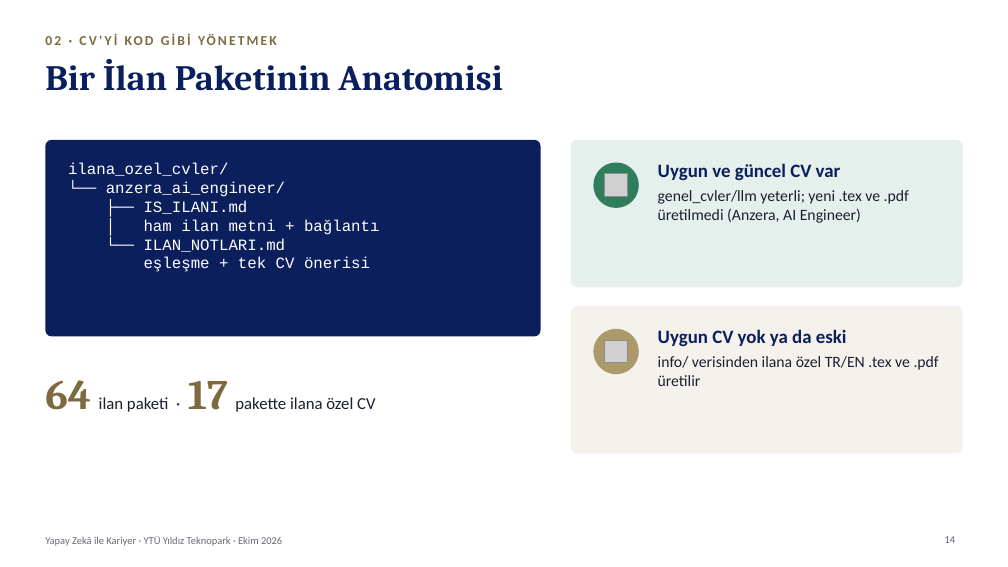
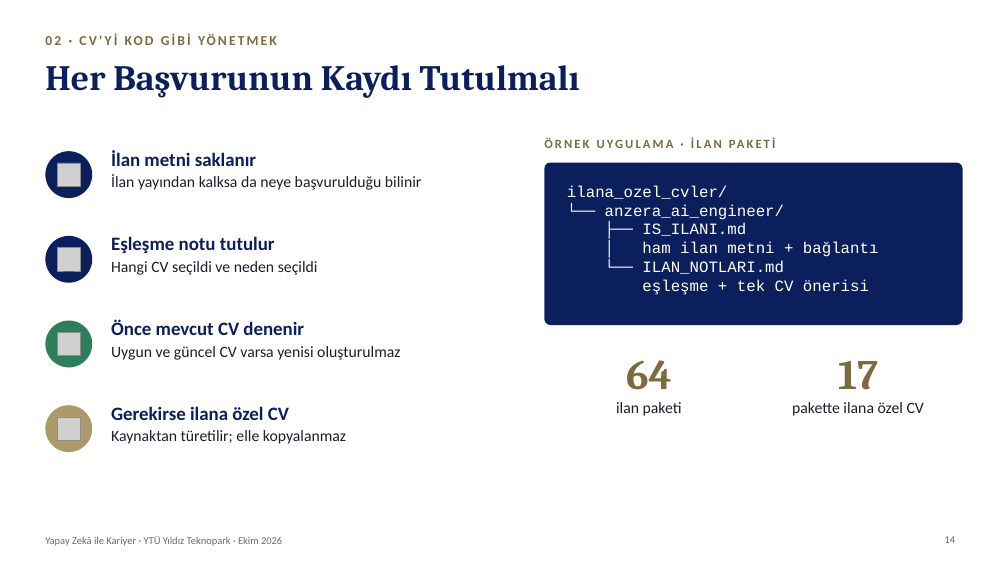
Before and after one commit to kaayra2000/kurslar, a slide deck: slide 14 of sunum/sunum.pptx. Drawn at 1008x567 pixels with LibreOffice and Linux fonts; fonts in the diff are those of the drawing; grey boxes stand for pictures; background and template pictures are left out. Boxes give left, top, right and bottom in pixels: in the first picture for what was removed or moved away, otherwise in the second. Text is boxed around its words. In the diff, an @@ line names an element or a change of style, - is before the commit and + after.

Commit message:
özellik: yaratmak fiilini güncelle

```diff
--- a/sunum/sunum.pptx
+++ b/sunum/sunum.pptx
@@ title at <box>45,65,580,98</box>: text changed @@
-Bir İlan Paketinin Anatomisi
+Her Başvurunun Kaydı Tutulmalı
@@ rounded rectangle removed at <box>45,140,541,337</box> @@
@@ text added at <box>643,138,694,416</box>, 12 pt, text #7D6A3F, bold @@
+ÖRNEK UYGULAMA · İLAN PAKETİ
@@ ellipse added at <box>45,151,92,198</box>, fill #0B1F5C @@
@@ picture added at <box>57,163,81,186</box> @@
@@ text added at <box>111,150,421,190</box>, 15 pt, text #1B1F2E @@
+İlan metni saklanır
+İlan yayından kalksa da neye başvurulduğu bilinir
@@ rounded rectangle: place and size @@
-rounded rectangle at <box>571,140,963,287</box>
+rounded rectangle at <box>544,163,963,325</box>
@@ rounded rectangle at <box>544,163,963,325</box>: fill #2E7D5B at 12% opacity to #0B1F5C; proportions changed @@
@@ text removed at <box>658,163,909,223</box> @@
-Uygun ve güncel CV var
-genel_cvler/llm yeterli; yeni .tex ve .pdf üretilmedi (Anzera, AI Engineer)
@@ text "ilana_ozel_cvler/": place and size @@
-text "ilana_ozel_cvler/" at <box>68,162,380,272</box>
+text "ilana_ozel_cvler/" at <box>567,185,879,295</box>
@@ ellipse added at <box>45,236,92,283</box>, fill #0B1F5C @@
@@ text added at <box>111,236,318,275</box>, 15 pt, text #1B1F2E @@
+Eşleşme notu tutulur
+Hangi CV seçildi ve neden seçildi
@@ picture added at <box>57,247,81,271</box> @@
@@ ellipse: place and size @@
-ellipse at <box>594,163,639,208</box>
+ellipse at <box>45,321,92,368</box>
@@ text added at <box>111,320,400,360</box>, 15 pt, text #1B1F2E @@
+Önce mevcut CV denenir
+Uygun ve güncel CV varsa yenisi oluşturulmaz
@@ rounded rectangle removed at <box>571,306,963,454</box> @@
@@ text removed at <box>658,329,939,386</box> @@
-Uygun CV yok ya da eski
-info/ verisinden ilana özel TR/EN .tex ve .pdf üretilir
@@ picture: place and size @@
-picture at <box>605,174,628,197</box>
+picture at <box>57,332,81,355</box>
@@ text "17" at <box>792,361,924,416</box>: vertical alignment middle to top @@
@@ text added at <box>616,360,672,413</box>, 15 pt, text #1B1F2E @@
+64
+ilan paketi
@@ text at <box>792,361,924,416</box>: text changed; size 16 to 15 pt @@
-64 ilan paketi · 17 pakette ilana özel CV
+17
+pakette ilana özel CV
@@ ellipse: place and size @@
-ellipse at <box>594,329,639,374</box>
+ellipse at <box>45,405,92,452</box>
@@ picture: place and size @@
-picture at <box>605,340,628,363</box>
+picture at <box>57,417,81,440</box>
@@ text added at <box>111,406,346,444</box>, 15 pt, text #1B1F2E @@
+Gerekirse ilana özel CV
+Kaynaktan türetilir; elle kopyalanmaz
```
Also in this commit, not shown: 12 other slides changed, 1 slide added, 1 slide removed, 4 other files.
